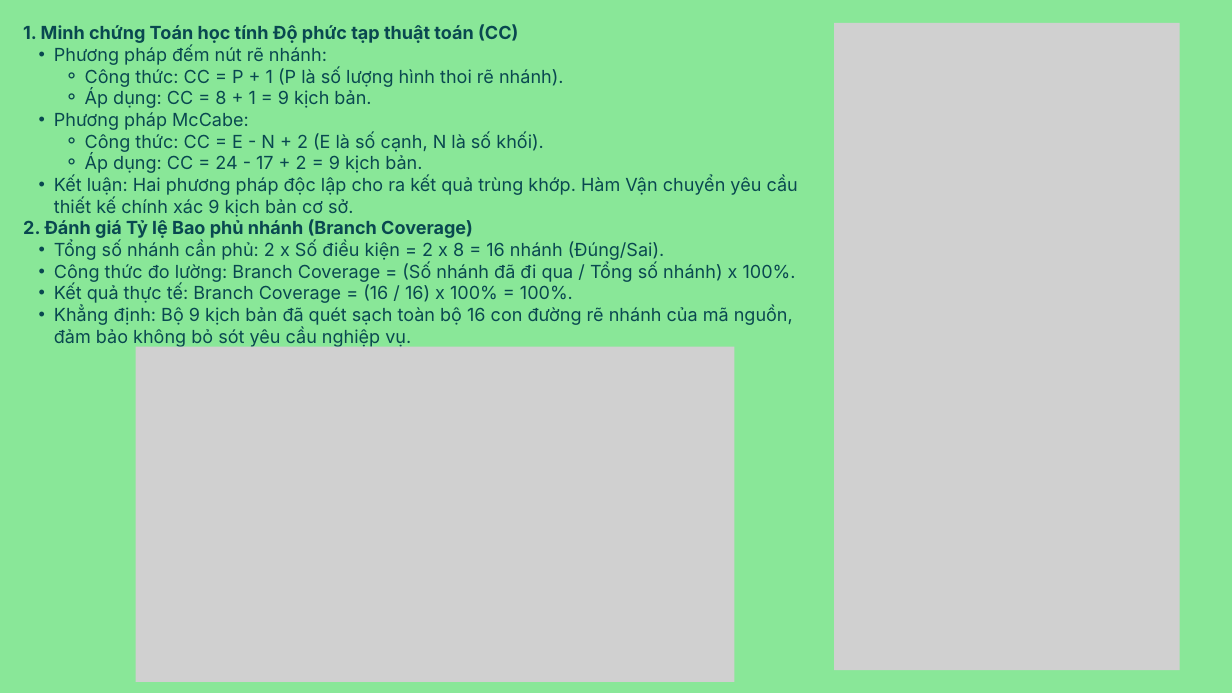
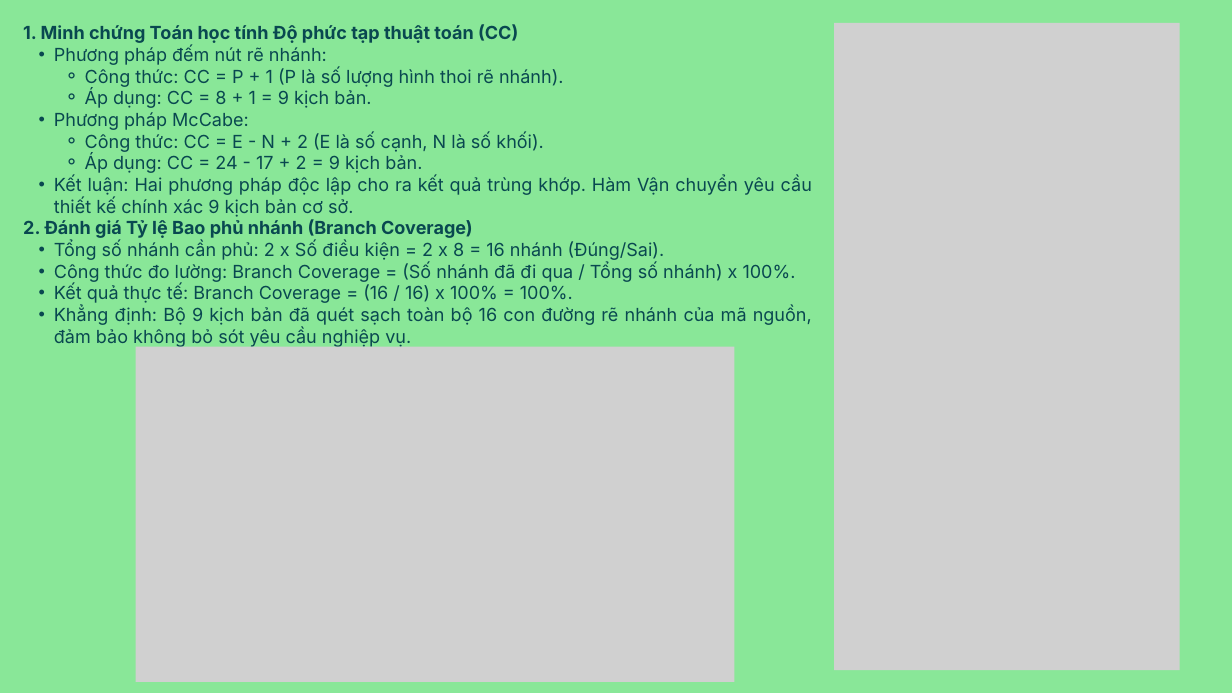
Before and after one commit to kietvo5924/1150080143_VoAnhKiet_CNPM2_Testing, a slide deck: slide 5 of 40_CNPM2_VoAnhKiet.pptx. Drawn at 1232x693 pixels with LibreOffice and Linux fonts; fonts in the diff are those of the drawing; grey boxes stand for pictures. Boxes give left, top, right and bottom in pixels: in the first picture for what was removed or moved away, otherwise in the second. Text is boxed around its words. In the diff, an @@ line names an element or a change of style, - is before the commit and + after.

```diff
--- a/40_CNPM2_VoAnhKiet.pptx
+++ b/40_CNPM2_VoAnhKiet.pptx
@@ text "1. Minh chứng Toán học ..." at bbox=[23, 24, 812, 348]: alignment left to justified @@
```
Also in this commit, not shown: 2 other slides changed.
